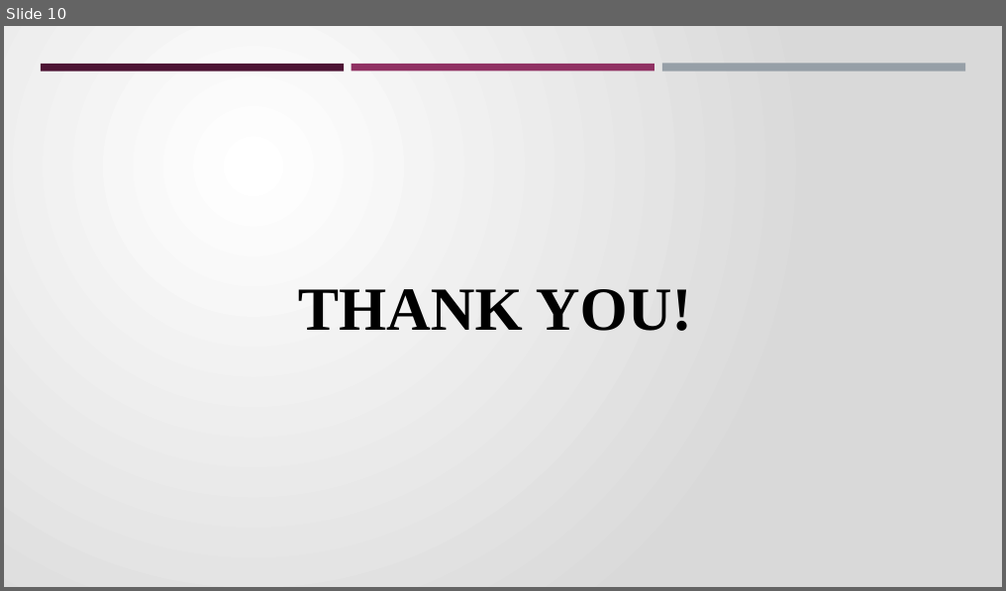
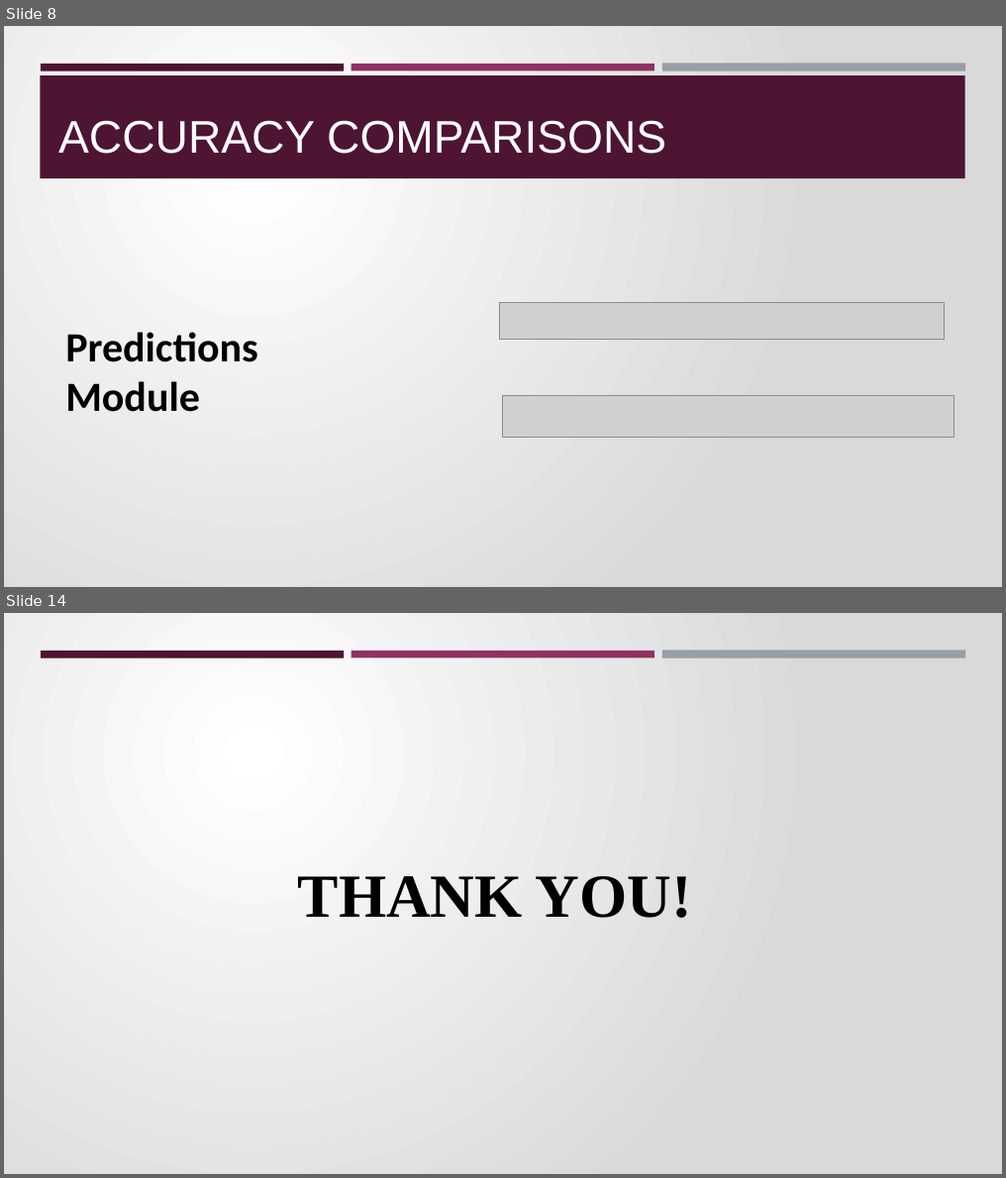
Before and after one commit to candidamg/Brain_Stroke_Prediction, a slide deck: Brain_Stroke_PP.pptx. Shown one above the other, each under a label of ours: slide 10 before the commit, slides 8 and 14 after it; the slides between them are not shown. The pictures are 1006x591 and 1006x1178 pixels, drawn with LibreOffice and Linux fonts; fonts in the diff are those of the drawing; grey boxes stand for pictures; background and template pictures are left out. Boxes give left, top, right and bottom in pixels: in the first picture for what was removed or moved away, otherwise in the second. Text is boxed around its words. In the diff, an @@ line names an element or a change of style, - is before the commit and + after.

```diff
--- a/Brain_Stroke_PP.pptx
+++ b/Brain_Stroke_PP.pptx
@@ slide 8 added at [4, 26, 1002, 587], background gradient #FFFFFF to #D9D9D9; not listed: 3 template elements that a slide beside it also shows @@
@@ rectangle added at [40, 76, 965, 178], fill #4D1434 @@
@@ title added at [58, 120, 666, 154], 44 pt, text #FFFFFF @@
+ACCURACY COMPARISONS
@@ picture added at [499, 303, 944, 340] @@
@@ text added at [65, 332, 258, 412], 40 pt, text #000000, bold @@
+Predictions Module
@@ picture added at [503, 396, 954, 437] @@
@@ what was slide 10 is now slide 14 @@
```
Also in this commit, not shown: 7 slides changed, 5 other slides added, 2 slides removed.
